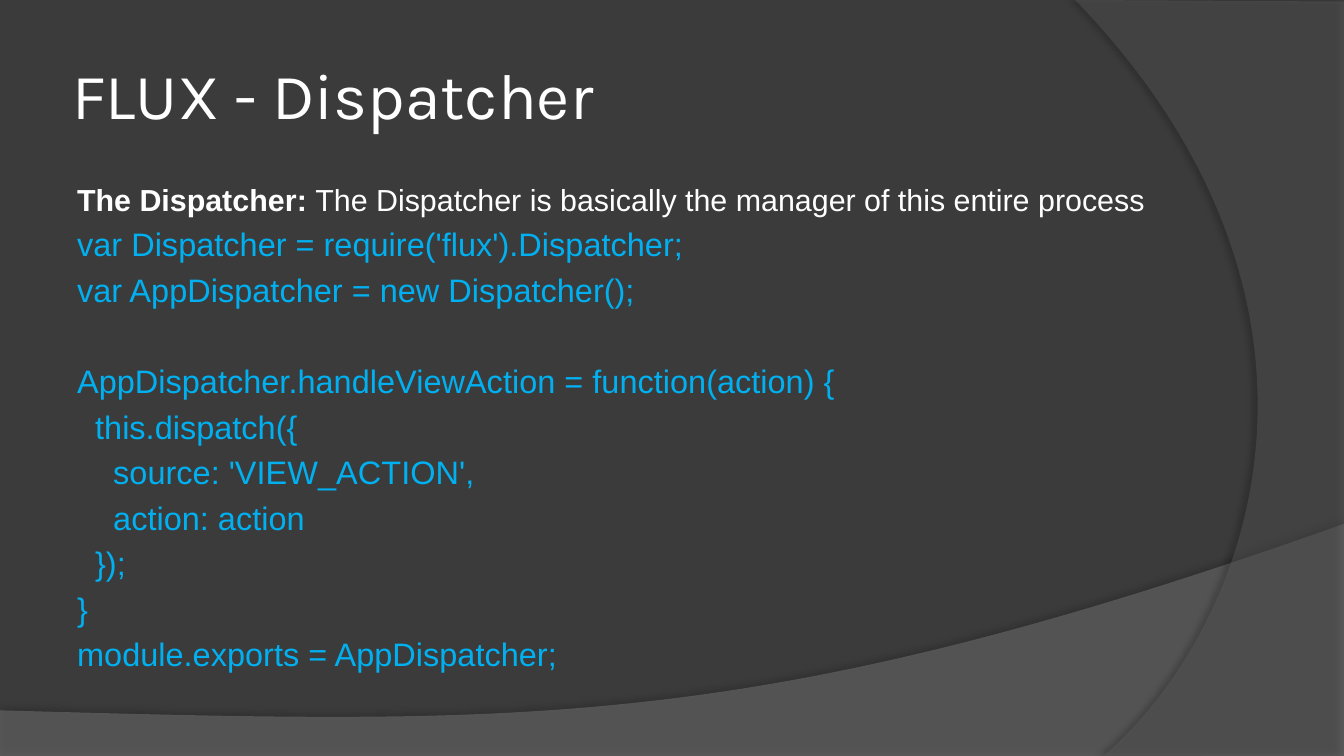
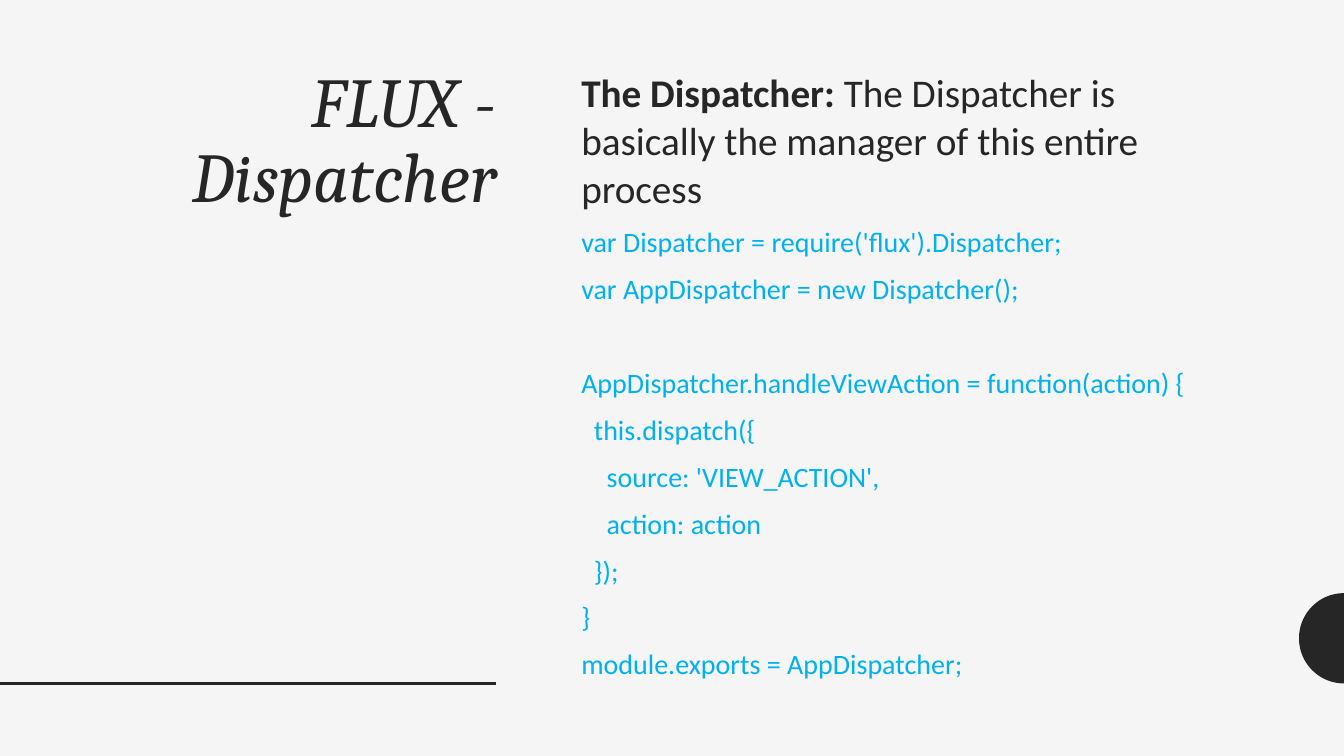
Before and after one commit to cthanhnguyen/ReactApp, a slide deck: slide 35 of Document/React Presentation.pptx (slide 21 before the commit). Drawn at 1344x756 pixels with LibreOffice and Linux fonts; fonts in the diff are those of the drawing. Boxes give left, top, right and bottom in pixels: in the first picture for what was removed or moved away, otherwise in the second. Text is boxed around its words. In the diff, an @@ line names an element or a change of style, - is before the commit and + after.

Commit message:
cm

```diff
--- a/Document/React Presentation.pptx
+++ b/Document/React Presentation.pptx
@@ background #3B3B3B to #F5F5F5 @@
@@ freeform shape removed at bbox=[1076, 0, 1344, 756] @@
@@ title "FLUX - Dispatcher": place and size @@
-title "FLUX - Dispatcher" at bbox=[72, 74, 593, 134]
+title "FLUX - Dispatcher" at bbox=[193, 80, 497, 217]
@@ title "FLUX - Dispatcher" at bbox=[193, 80, 497, 217]: size 46 to 50 pt, font Karla to Cambria, text colour #FFFFFF to #262626, italic on; alignment left to right; line spacing 1 to 0.9; vertical alignment middle to top @@
@@ text "The Dispatcher: The Dispatcher is ...": place and size @@
-text "The Dispatcher: The Dispatcher is ..." at bbox=[77, 189, 1144, 673]
+text "The Dispatcher: The Dispatcher is ..." at bbox=[581, 79, 1169, 679]
@@ text "The Dispatcher: The Dispatcher is ..." at bbox=[581, 79, 1169, 679]: size 21.7 to 28 pt, text colour #FFFFFF to #262626 in "The Dispatcher: The Dispatcher is basically the ..."; font Arial to Calibri; size 23.2 to 20 pt in "var Dispatcher = require('flux').Dispatcher;", "var AppDispatcher = new Dispatcher();", "AppDispatcher.handleViewAction = function(action) {", "this.dispatch({" and 5 more places; line spacing 1 to 1.02; more space between paragraphs @@
@@ freeform shape removed at bbox=[0, 524, 1344, 756] @@
@@ freeform shape added at bbox=[1300, 593, 1344, 684], fill #262626 @@
@@ line added from (0, 684) to (496, 684), #262626 2 pt @@
```
Also in this commit, not shown: 29 other slides changed, 14 slides added.
